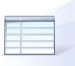
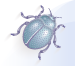
Revision of a layered (75, 66) image; what changed, layer by layer:
added layer "Layer 2" above "Layer 1" over [3, 5, 66, 66]
hid "Wizard Graphics" over [1, 15, 75, 57]
